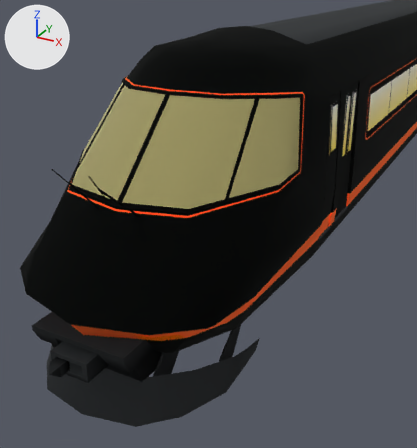
Renders of the glTF model mdl/3dViewer/model/CSRS/UV_D3_00.glb from each side of a commit.
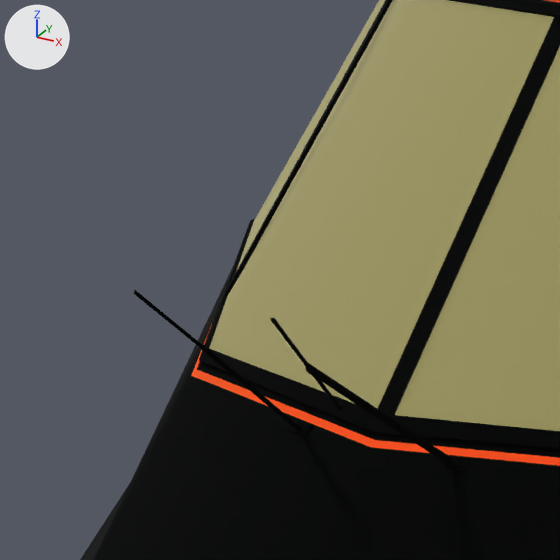
Each version is shown whole from a 50 mm camera at (8.25, -29.34, 8.69) aimed at (2.16, -18.28, 3.16), then close up on the part from 4% to 40% of the width and 20% to 54% of the height. The lights are fixed; the arrows at upper left show +X, +Y and +Z. Where no turn or scale is listed for an object, it has been applied to the vertices.

Script lines for the objects in view, before the commit:
```python
me_no_name_003 = bpy.data.meshes.new('No Name.003')
me_no_name_003.from_pydata(...)  # 12 vertices, 16 faces; spans x -0.04..0.03, y -0.02..0.01, z -0.01..1.53
me_no_name_003.materials.append(mat_material_3)
ob_wiper_l2 = bpy.data.objects.new('Wiper_L2', me_no_name_003)
ob_wiper_l2.parent = ob_wl_rot
ob_wiper_l2.location = (0.0, 0.0, 0.0)
ob_wl = bpy.data.objects.new('WL', None)
ob_wl.parent = ob_body
ob_wl.location = (0.636, -19.0, 0.148)
ob_wl.rotation_euler = (0.796, -0.345, 0.121)  # degrees (46, -20, 6.9)
ob_wr = bpy.data.objects.new('WR', None)
ob_wr.parent = ob_body
ob_wr.location = (-0.636, -19.0, 0.148)
ob_wr.rotation_euler = (0.796, 0.345, -0.121)  # degrees (46, 20, -6.9)
# also in view: 'obj2' at (0.0, -0.02, 2.8)
```
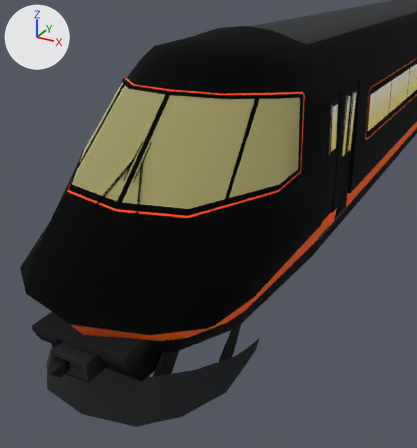
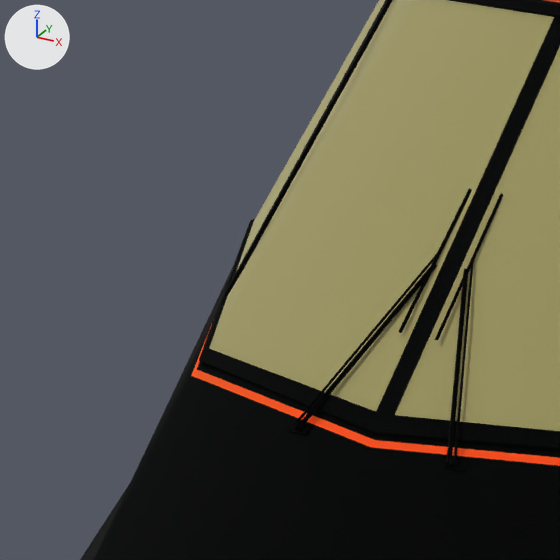
ob_wr is not drawn itself; it is the parent of ob_wr_rot.
ob_wl is not drawn itself; it is the parent of ob_wl_rot.

Location of each change, [x1, y1, x2, y2] in pixels of the close-ups (560 x 560 px):
'Wiper_L2', turned
    before: [305, 362, 456, 466]
    after: [446, 259, 474, 464]
'Wiper_R2', turned
    before: [201, 344, 302, 431]
    after: [296, 255, 437, 430]
'obj23', turned
    before: [133, 290, 260, 393]
    after: [399, 188, 472, 333]
'obj30', turned
    before: [270, 318, 342, 411]
    after: [435, 193, 503, 340]

The change, as a list of edits to the scene's bpy script:
```text
Change ob_wr:
    ob_wr.rotation_euler: (0.796, 0.345, -0.121) -> (-0.842, 0.149, -0.334)  # degrees (46, 20, -6.9) -> degrees (-48, 8.5, -19)
Change ob_wl:
    ob_wl.rotation_euler: (0.796, -0.345, 0.121) -> (-0.842, -0.149, 0.334)  # degrees (46, -20, 6.9) -> degrees (-48, -8.5, 19)
```
